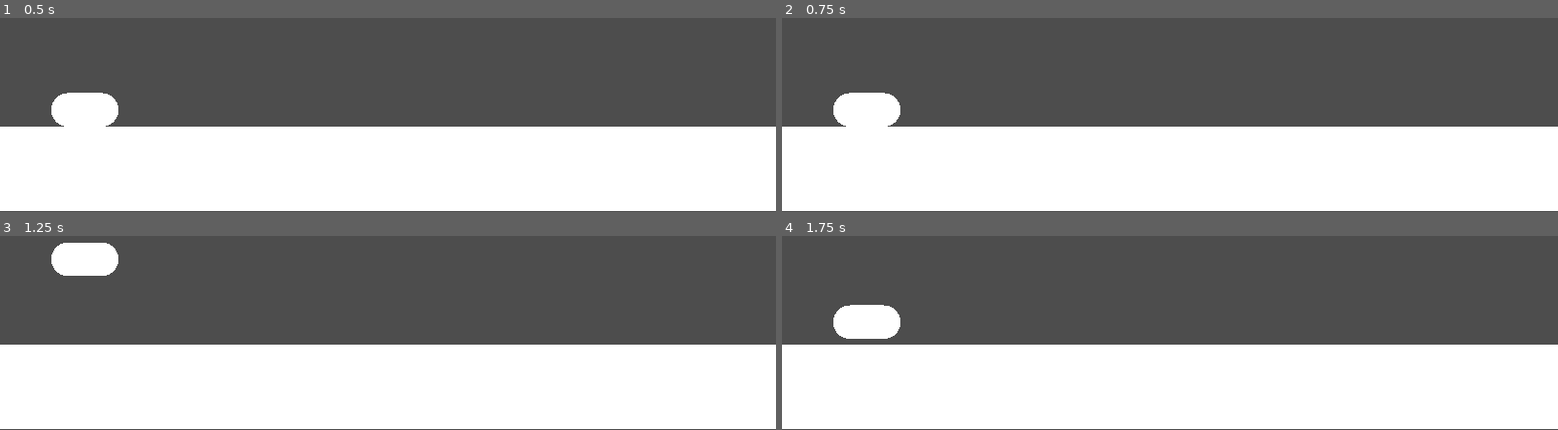
Above: before the commit, frames 1-4 (two rows, left to right).
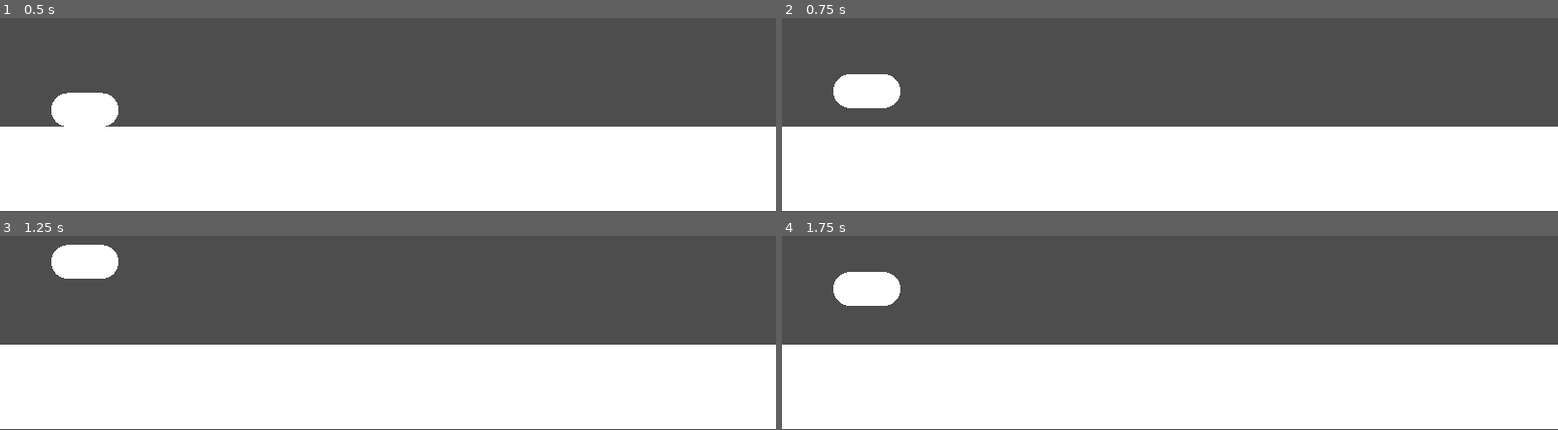
Above: after the commit, the same moments.

Repository: MotionForce/lionRun
Game: Godot game, scene res://Game_Scene.tscn
The game is run twice, just before and just after one commit, with the same random seed, the same clock (stepped at 60 frames per second) and the same inputs.
Inputs:
- Up to frame 1 (0.5 s): no input
- Up to frame 2 (0.75 s): tap Enter at 0.5 s; tap 3 (Jump 2, bound only after the commit) at 0.6 s
- Up to frame 3 (1.25 s): tap Space (Jump 1) at 0.77 s
- Up to frame 4 (1.75 s): tap 3 (Jump 2, bound only after the commit) at 1.35 s; tap Space (Jump 1) at 1.52 s

Frame 1 is identical in both runs. In frame 2, 1.6% of the frame differs, in the area x 6-16%, y 29-56%; in frame 3, 0.2%; in frame 4, 2.7%, in the area x 6-16%, y 18-53%.

Commit message:
second jump button

Diff:
--- a/Game_Scene.tscn
+++ b/Game_Scene.tscn
@@ -46,6 +46,9 @@
 [node name="Timer1" type="Timer" parent="Player/CharacterBody2D"]
 wait_time = 5.0
 
+[node name="Timer2" type="Timer" parent="Player/CharacterBody2D"]
+wait_time = 5.0
+
 [node name="Ground" type="StaticBody2D" parent="."]
 collision_mask = 0
 
@@ -60,3 +63,4 @@
 [node name="Camera2D" type="Camera2D" parent="."]
 
 [connection signal="timeout" from="Player/CharacterBody2D/Timer1" to="Player/CharacterBody2D" method="on_timer1_timeout"]
+[connection signal="timeout" from="Player/CharacterBody2D/Timer2" to="Player/CharacterBody2D" method="on_timer2_timeout"]
--- a/PlayerController.gd
+++ b/PlayerController.gd
@@ -1,30 +1,30 @@
 extends CharacterBody2D
 
-
-const SPEED = 300.0
 const BASE_JUMP_VELOCITY = -442.7189
 
 const MAX_JUMP_HEIGHT = 450
 const MIN_JUMP_HEIGHT = 100
 
-# Get the gravity from the project settings to be synced with RigidBody nodes.
 var gravity = ProjectSettings.get_setting("physics/2d/default_gravity")
 
 var time_for_fast_jump = 0.25
 var timer_wait_time = 2
 @onready var timer1 = $Timer1
+@onready var timer2 = $Timer2
 
 func _ready():
 	timer1.wait_time = timer_wait_time
+	timer2.wait_time = timer_wait_time
 
 func _physics_process(delta):
-	print(timer1.get_wait_time() - timer1.get_time_left())
-
 	if not is_on_floor():
 		velocity.y += gravity * delta
 
 	if Input.is_action_just_pressed("Jump 1"):
 		timer1.start()
+
+	if Input.is_action_just_pressed("Jump 2"):
+		timer2.start()
 
 	if Input.is_action_just_released("Jump 1") and can_jump():
 		var hold_time = timer1.get_wait_time() - timer1.get_time_left()
@@ -34,6 +34,15 @@
 			var height = (hold_time - time_for_fast_jump) / (timer1.get_wait_time() - time_for_fast_jump) * (MAX_JUMP_HEIGHT - MIN_JUMP_HEIGHT) + MIN_JUMP_HEIGHT
 			velocity.y = sqrt(2*height/gravity) * -gravity
 		timer1.stop()
+
+	if Input.is_action_just_released("Jump 2") and can_jump():
+		var hold_time = timer2.get_wait_time() - timer2.get_time_left()
+		if hold_time <= time_for_fast_jump:
+			velocity.y = BASE_JUMP_VELOCITY
+		else:
+			var height = (hold_time - time_for_fast_jump) / (timer2.get_wait_time() - time_for_fast_jump) * (MAX_JUMP_HEIGHT - MIN_JUMP_HEIGHT) + MIN_JUMP_HEIGHT
+			velocity.y = sqrt(2*height/gravity) * -gravity
+		timer2.stop()
 
 	move_and_slide()
 
@@ -45,3 +54,5 @@
 
 func on_timer1_timeout():
 	timer1.stop()
+func on_timer2_timeout():
+	timer2.stop()
--- a/project.godot
+++ b/project.godot
@@ -28,6 +28,12 @@
 "Jump 1"={
 "deadzone": 0.5,
 "events": [Object(InputEventKey,"resource_local_to_scene":false,"resource_name":"","device":-1,"window_id":0,"alt_pressed":false,"shift_pressed":false,"ctrl_pressed":false,"meta_pressed":false,"pressed":false,"keycode":0,"physical_keycode":32,"key_label":0,"unicode":32,"echo":false,"script":null)
+, Object(InputEventKey,"resource_local_to_scene":false,"resource_name":"","device":-1,"window_id":0,"alt_pressed":false,"shift_pressed":false,"ctrl_pressed":false,"meta_pressed":false,"pressed":false,"keycode":0,"physical_keycode":49,"key_label":0,"unicode":49,"echo":false,"script":null)
+]
+}
+"Jump 2"={
+"deadzone": 0.5,
+"events": [Object(InputEventKey,"resource_local_to_scene":false,"resource_name":"","device":-1,"window_id":0,"alt_pressed":false,"shift_pressed":false,"ctrl_pressed":false,"meta_pressed":false,"pressed":false,"keycode":0,"physical_keycode":51,"key_label":0,"unicode":51,"echo":false,"script":null)
 ]
 }
 
